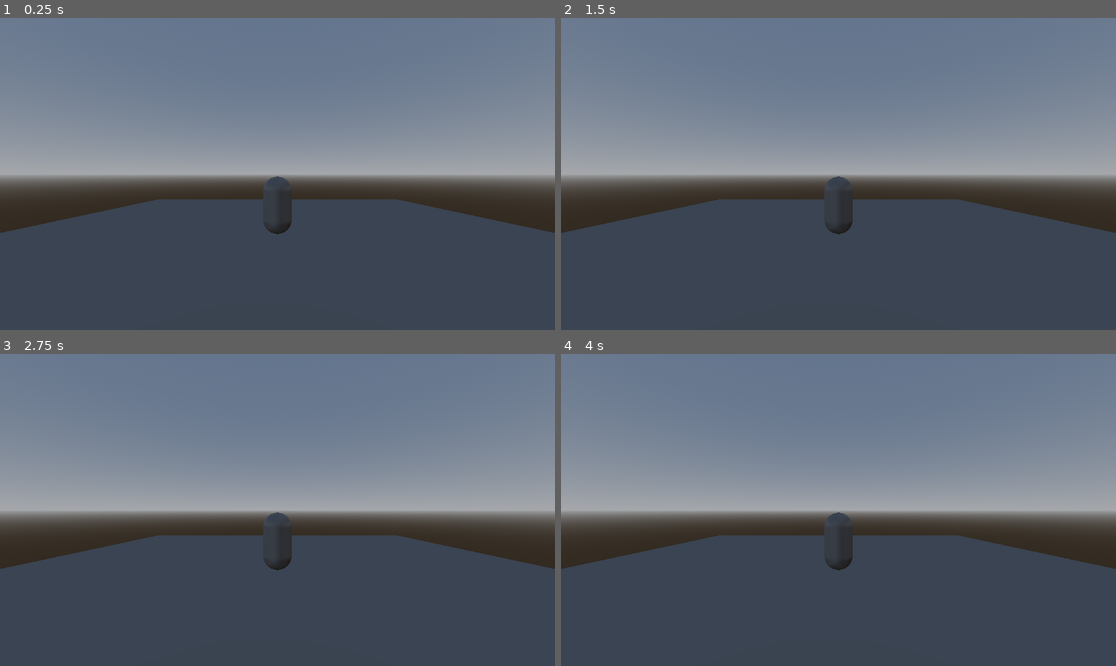
Above: before the commit, frames 1-4 (two rows, left to right).
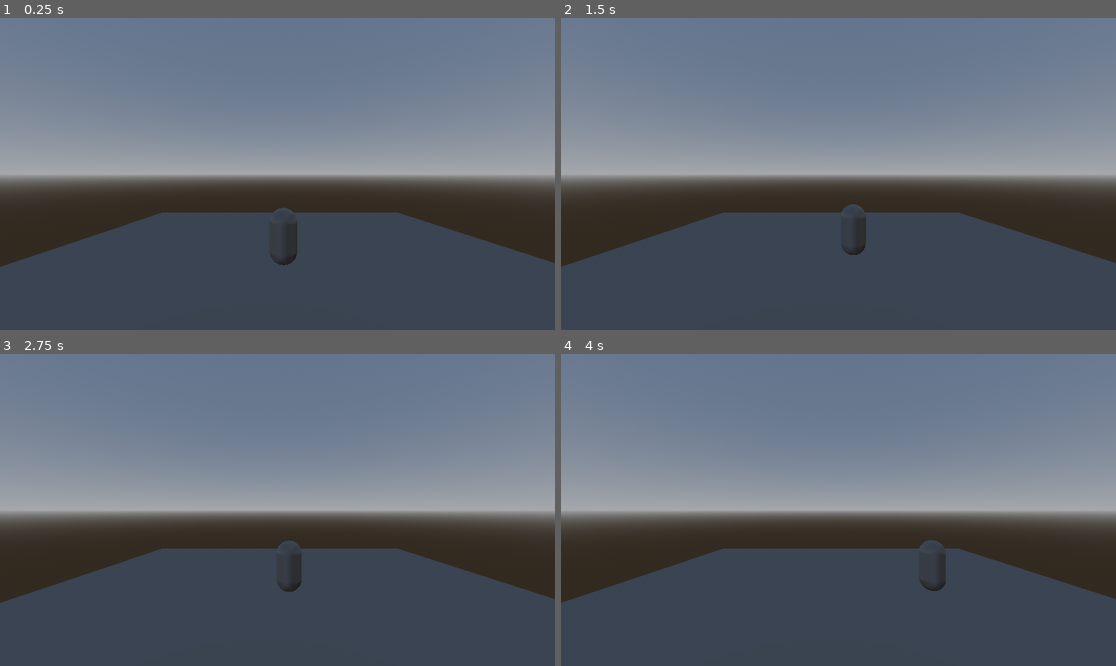
Above: after the commit, the same moments.

Repository: imalexlov1/BomberMan
Game: Godot game, scene res://bomberman/main.tscn
Same seed, same stepped clock (60 frames per second), same inputs: the game is played once before the commit and once after it.
Inputs:
- Up to frame 1 (0.25 s): no input
- Up to frame 2 (1.5 s): tap Enter at 0.5 s; hold D (droite, bound only after the commit) 0.53-1.28 s; tap S (reculer, bound only after the commit) at 0.6, 1.35 s; hold Left (gauche, bound only after the commit) from 1.28 s (still down)
- Up to frame 3 (2.75 s): release Left (gauche, bound only after the commit) at 2.03 s; hold D (droite, bound only after the commit) from 2.03 s (still down); tap S (reculer, bound only after the commit) at 2.1 s
- Up to frame 4 (4 s): release D (droite, bound only after the commit) at 2.78 s; hold W (avancer, bound only after the commit) 2.78-3.53 s; tap S (reculer, bound only after the commit) at 2.85, 3.6 s; hold Left (gauche, bound only after the commit) from 3.53 s (still down)

The runs differ from the first frame. In frame 1, 6.5% of the frame differs, in the area x 0-100%, y 50-80%; in frame 2, 6.5%; in frame 3, 6.5%; in frame 4, 6.4%.

Commit message:
ajout deplacement personnage

Diff:
--- a/bomberman/main.tscn
+++ b/bomberman/main.tscn
@@ -21,7 +21,7 @@
 environment = SubResource("Environment_1bvp3")
 
 [node name="Camera3D" type="Camera3D" parent="."]
-transform = Transform3D(1, 0, 0, 0, 1, 0, 0, 0, 1, 0, 2.1268415, 7.174896)
+transform = Transform3D(1, 0, 0, 0, 1, 0, 0, 0, 1, -0.2104088, 3.2781737, 7.2948613)
 
 [node name="Mur" parent="." instance=ExtResource("1_0vp4s")]
 
--- /dev/null
+++ b/bomberman/personnage/personnage.gd
@@ -0,0 +1,26 @@
+extends CharacterBody3D
+
+@export var speed = 5.0
+@export var gravity = 9.8
+@export var rotation_speed = 10.0
+
+func _physics_process(delta):
+	if not is_on_floor():
+		velocity.y -= gravity * delta
+
+	var input_dir = Input.get_vector("gauche", "droite", "avancer", "reculer")
+	var direction = (transform.basis * Vector3(input_dir.x, 0, input_dir.y)).normalized()
+
+	if direction:
+		velocity.x = direction.x * speed
+		velocity.z = direction.z * speed
+
+		var target_angle = atan2(direction.x, direction.z)
+
+		rotation.y = lerp_angle(rotation.y, target_angle, rotation_speed * delta)
+
+	else:
+		velocity.x = move_toward(velocity.x, 0, speed)
+		velocity.z = move_toward(velocity.z, 0, speed)
+
+	move_and_slide()
--- a/bomberman/personnage/personnage.tscn
+++ b/bomberman/personnage/personnage.tscn
@@ -1,17 +1,18 @@
-[gd_scene load_steps=3 format=3 uid="uid://c4cykaydup8so"]
+[gd_scene load_steps=4 format=3 uid="uid://c4cykaydup8so"]
+
+[ext_resource type="Script" uid="uid://c2emaqm1ppqc4" path="res://bomberman/personnage/personnage.gd" id="1_xbx0k"]
 
 [sub_resource type="CapsuleMesh" id="CapsuleMesh_bbjgm"]
 
 [sub_resource type="CapsuleShape3D" id="CapsuleShape3D_bbjgm"]
 
-[node name="Personnage" type="Node3D"]
+[node name="CharacterBody3D" type="CharacterBody3D"]
+script = ExtResource("1_xbx0k")
 
-[node name="CharacterBody3D" type="CharacterBody3D" parent="."]
-
-[node name="MeshInstance3D" type="MeshInstance3D" parent="CharacterBody3D"]
+[node name="MeshInstance3D" type="MeshInstance3D" parent="."]
 transform = Transform3D(1, 0, 0, 0, 1, 0, 0, 0, 1, 0, 1.0339572, 0)
 mesh = SubResource("CapsuleMesh_bbjgm")
 
-[node name="CollisionShape3D" type="CollisionShape3D" parent="CharacterBody3D"]
+[node name="CollisionShape3D" type="CollisionShape3D" parent="."]
 transform = Transform3D(1, 0, 0, 0, 1, 0, 0, 0, 1, -0.0015456676, 1.028107, 0.005817637)
 shape = SubResource("CapsuleShape3D_bbjgm")
--- a/project.godot
+++ b/project.godot
@@ -15,6 +15,33 @@
 config/features=PackedStringArray("4.5", "GL Compatibility")
 config/icon="res://icon.svg"
 
+[input]
+
+gauche={
+"deadzone": 0.2,
+"events": [Object(InputEventKey,"resource_local_to_scene":false,"resource_name":"","device":-1,"window_id":0,"alt_pressed":false,"shift_pressed":false,"ctrl_pressed":false,"meta_pressed":false,"pressed":false,"keycode":0,"physical_keycode":4194319,"key_label":0,"unicode":0,"location":0,"echo":false,"script":null)
+, Object(InputEventKey,"resource_local_to_scene":false,"resource_name":"","device":-1,"window_id":0,"alt_pressed":false,"shift_pressed":false,"ctrl_pressed":false,"meta_pressed":false,"pressed":false,"keycode":0,"physical_keycode":65,"key_label":0,"unicode":113,"location":0,"echo":false,"script":null)
+]
+}
+droite={
+"deadzone": 0.2,
+"events": [Object(InputEventKey,"resource_local_to_scene":false,"resource_name":"","device":-1,"window_id":0,"alt_pressed":false,"shift_pressed":false,"ctrl_pressed":false,"meta_pressed":false,"pressed":false,"keycode":0,"physical_keycode":68,"key_label":0,"unicode":100,"location":0,"echo":false,"script":null)
+, Object(InputEventKey,"resource_local_to_scene":false,"resource_name":"","device":-1,"window_id":0,"alt_pressed":false,"shift_pressed":false,"ctrl_pressed":false,"meta_pressed":false,"pressed":false,"keycode":0,"physical_keycode":4194321,"key_label":0,"unicode":0,"location":0,"echo":false,"script":null)
+]
+}
+avancer={
+"deadzone": 0.2,
+"events": [Object(InputEventKey,"resource_local_to_scene":false,"resource_name":"","device":-1,"window_id":0,"alt_pressed":false,"shift_pressed":false,"ctrl_pressed":false,"meta_pressed":false,"pressed":false,"keycode":0,"physical_keycode":87,"key_label":0,"unicode":122,"location":0,"echo":false,"script":null)
+, Object(InputEventKey,"resource_local_to_scene":false,"resource_name":"","device":-1,"window_id":0,"alt_pressed":false,"shift_pressed":false,"ctrl_pressed":false,"meta_pressed":false,"pressed":false,"keycode":0,"physical_keycode":4194320,"key_label":0,"unicode":0,"location":0,"echo":false,"script":null)
+]
+}
+reculer={
+"deadzone": 0.2,
+"events": [Object(InputEventKey,"resource_local_to_scene":false,"resource_name":"","device":-1,"window_id":0,"alt_pressed":false,"shift_pressed":false,"ctrl_pressed":false,"meta_pressed":false,"pressed":false,"keycode":0,"physical_keycode":83,"key_label":0,"unicode":115,"location":0,"echo":false,"script":null)
+, Object(InputEventKey,"resource_local_to_scene":false,"resource_name":"","device":-1,"window_id":0,"alt_pressed":false,"shift_pressed":false,"ctrl_pressed":false,"meta_pressed":false,"pressed":false,"keycode":0,"physical_keycode":4194322,"key_label":0,"unicode":0,"location":0,"echo":false,"script":null)
+]
+}
+
 [rendering]
 
 renderer/rendering_method="gl_compatibility"
Not shown, added: bomberman/personnage/personnage.gd.uid
